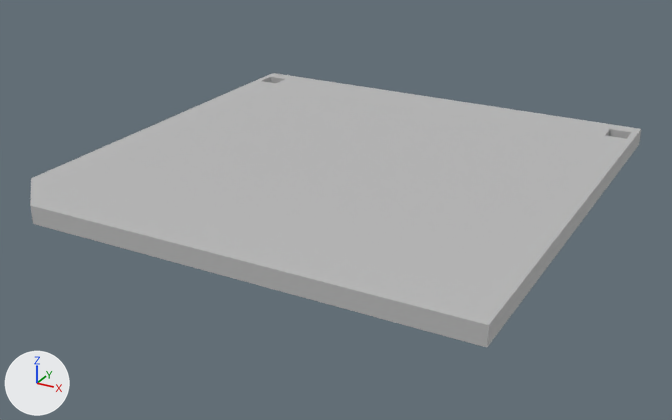
A saved change to the FBX model Assets/Art/Mesh/SM_FloppyDisk_00.fbx.
One viewpoint serves both versions: a camera (50 mm lens) standing at (0.0976, -0.1827, 0.0797) and looking at (-0.0001, -0.005, -0.0092). The lights are fixed; the arrows at lower left show +X, +Y and +Z. Where no turn or scale is listed for an object, it has been applied to the vertices.

The older version as bpy lines, for what is in view:
```python
me_mesh = bpy.data.meshes.new('Mesh')
me_mesh.from_pydata(...)  # 26 vertices, 35 faces; spans x -0.0562..0.0562, y -0.0562..0.0562, z -0.0021..0.0021
me_mesh.materials.append(mat_lambert1)  # grey #bcbcbc
ob_floppy_disk = bpy.data.objects.new('Floppy_Disk', me_mesh)
ob_floppy_disk.location = (0.0, 0.0, 0.0)
```
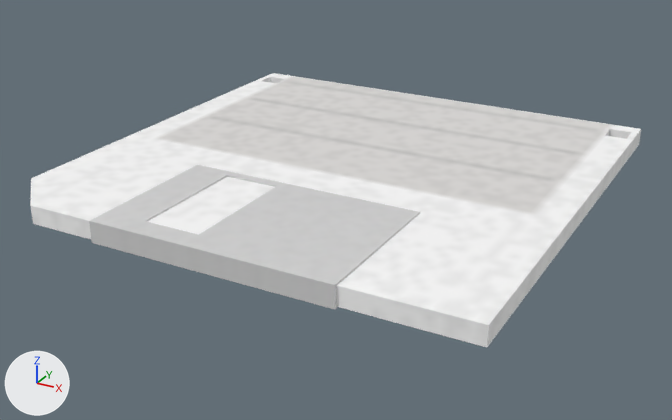
Boxes [x1, y1, x2, y2] around the edits, measured in the pictures (672 x 420 px):
```json
{"part": 1, "of": "me_mesh", "change": "added", "after": [89, 165, 420, 309]}
{"part": 2, "of": "me_mesh", "change": "recoloured", "before": [30, 73, 641, 347], "after": [30, 73, 641, 347], "on screen": "grey to white"}
```

Scene script edits in JSON lines:
```json
{"op": "add", "block": "img_t_metal_light_dif_00_tga", "code": ["img_t_metal_light_dif_00_tga = load_image('T_Metal_Light_Dif_00.tga', '../Texture/T_Metal_Light_Dif_00.tga', 512, 512, 'sRGB')"]}
{"op": "add", "block": "img_t_floppy_disk_dif_00_tga", "code": ["img_t_floppy_disk_dif_00_tga = load_image('T_Floppy_Disk_Dif_00.tga', '../Texture/T_Floppy_Disk_Dif_00.tga', 128, 128, 'sRGB')"]}
{"op": "add", "block": "mat_mat_metal_light_00", "code": ["mat_mat_metal_light_00 = principled_material('Mat_Metal_Light_00')", "mat_mat_metal_light_00.texture = img_t_metal_light_dif_00_tga"]}
{"op": "add", "block": "mat_mat_floppy_disk_00", "code": ["mat_mat_floppy_disk_00 = principled_material('Mat_Floppy_Disk_00')", "mat_mat_floppy_disk_00.texture = img_t_floppy_disk_dif_00_tga"]}
{"block": "me_mesh", "where": "# used by ob_floppy_disk; location = (0.0, 0.0, 0.0)"}
{"op": "remove", "block": "me_mesh", "code": "me_mesh.from_pydata(...)  # 26 vertices, 35 faces; spans x -0.0562..0.0562, y -0.0562..0.0562, z -0.0021..0.0021"}
{"op": "add", "block": "me_mesh", "code": "me_mesh.from_pydata(...)  # 76 vertices, 88 faces; spans x -0.0562..0.0562, y -0.0568..0.0562, z -0.0024..0.0024"}
{"block": "me_mesh", "change": "me_mesh part 1: a new loose piece of 16 vertices spanning x -0.0282..0.0282, y -0.0568..-0.0207, z -0.0024..0.0024, in mat_mat_metal_light_00 (picture img_t_metal_light_dif_00_tga)"}
{"block": "me_mesh", "change": "me_mesh part 2: 35 faces spanning x -0.0562..0.0562, y -0.0562..0.0562, z -0.0021..0.0021 switch from mat_lambert1 (grey #bcbcbc) to mat_mat_floppy_disk_00 (picture img_t_floppy_disk_dif_00_tga)"}
{"op": "add", "block": "me_mesh", "code": "me_mesh.materials.append(mat_mat_metal_light_00)  # picture img_t_metal_light_dif_00_tga"}
```
